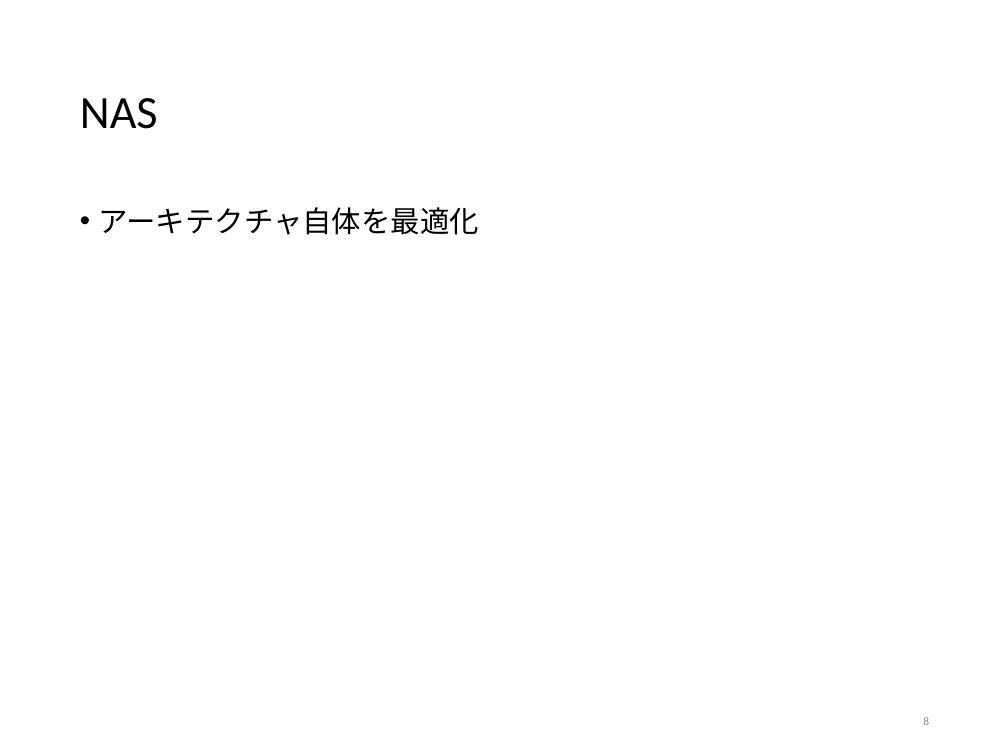
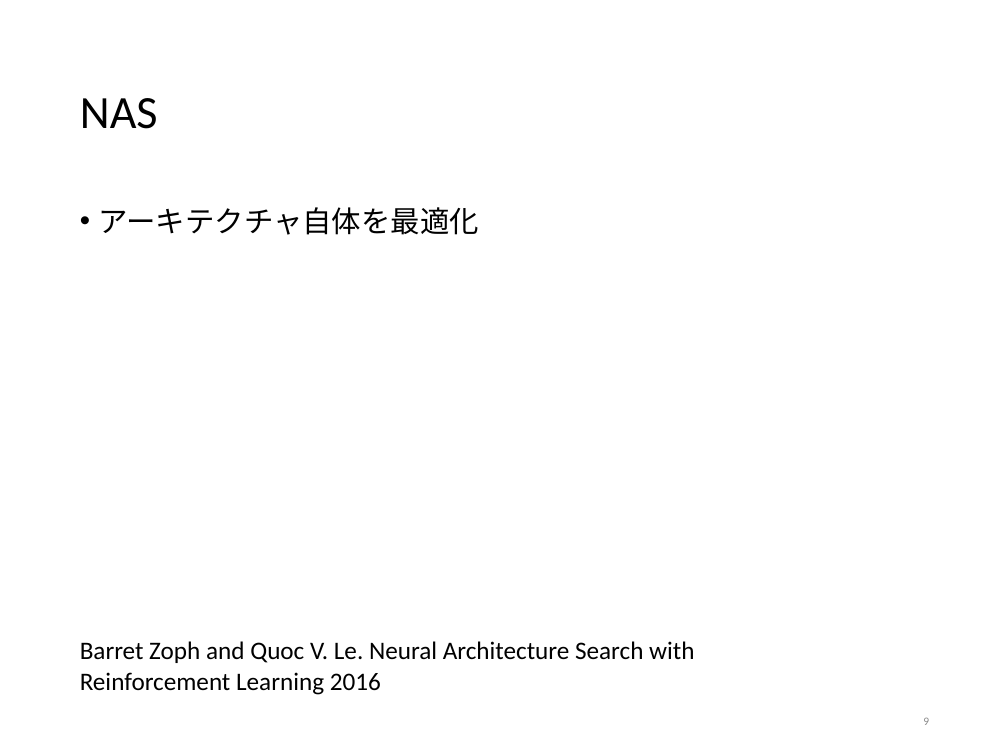
Before and after one commit to tatsuya-sugiyama/WeeklyReport, a slide deck: slide 9 of report/2020前期/2020sugiyama.pptx (slide 8 before the commit). Drawn at 1008x756 pixels with LibreOffice and Linux fonts; fonts in the diff are those of the drawing. Boxes give left, top, right and bottom in pixels: in the first picture for what was removed or moved away, otherwise in the second. Text is boxed around its words. In the diff, an @@ line names an element or a change of style, - is before the commit and + after.

```diff
--- a/report/2020前期/2020sugiyama.pptx
+++ b/report/2020前期/2020sugiyama.pptx
@@ text added at (80, 641, 694, 695), 18 pt, text #000000 @@
+Barret Zoph and Quoc V. Le. Neural Architecture Search with Reinforcement Learning 2016
```
Also in this commit, not shown: 5 other slides changed, 1 slide added, 2 other files.
